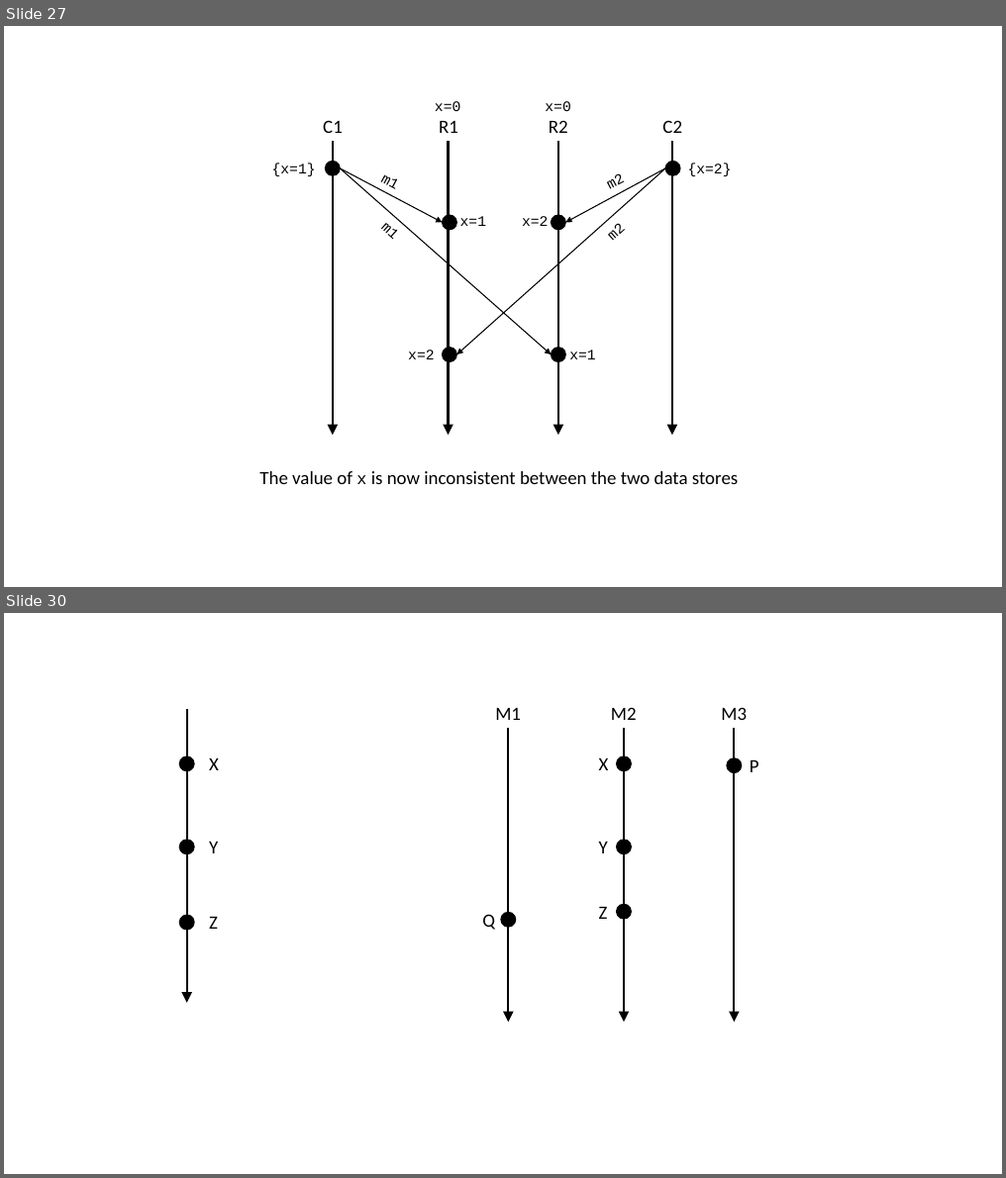
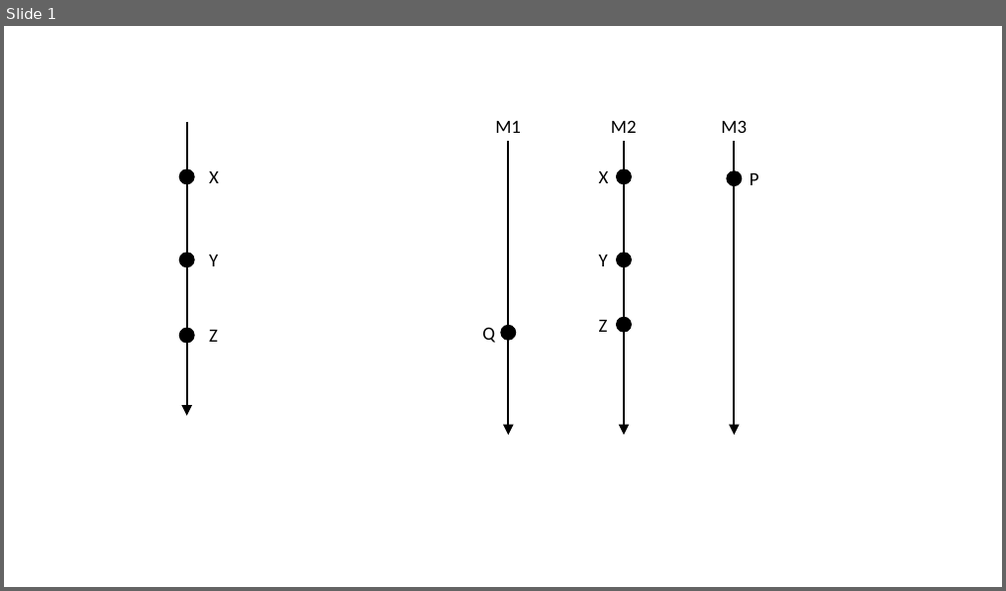
Before and after one commit to ChrisWhealy/DistributedSystemNotes, a slide deck: img/Diagrams.pptx. Shown one above the other, each under a label of ours: slides 27 and 30 before the commit, slide 1 after it; the slides between them are not shown. The pictures are 1006x1178 and 1006x591 pixels, drawn with LibreOffice and Linux fonts; fonts in the diff are those of the drawing. Boxes give left, top, right and bottom in pixels: in the first picture for what was removed or moved away, otherwise in the second. Text is boxed around its words. In the diff, an @@ line names an element or a change of style, - is before the commit and + after.

```diff
--- a/img/Diagrams.pptx
+++ b/img/Diagrams.pptx
@@ slide 27 removed at box(4, 26, 1002, 587), background #FFFFFF @@
@@ text removed at box(435, 101, 460, 111) @@
-x=0
@@ text removed at box(545, 101, 570, 111) @@
-x=0
@@ text removed at box(323, 120, 343, 133) @@
-C1
@@ arrow removed from (333, 141) to (333, 436) @@
@@ text removed at box(439, 121, 458, 133) @@
-R1
@@ arrow removed from (448, 141) to (448, 436) @@
@@ text removed at box(548, 120, 568, 133) @@
-R2
@@ arrow removed from (558, 141) to (558, 436) @@
@@ text removed at box(662, 120, 682, 133) @@
-C2
@@ arrow removed from (672, 141) to (672, 436) @@
@@ text removed at box(272, 164, 316, 176) @@
-{x=1}
@@ ellipse removed at box(325, 161, 341, 175) @@
@@ arrow removed from (341, 169) to (551, 355) @@
@@ arrow removed from (341, 169) to (442, 222) @@
@@ arrow removed from (665, 169) to (456, 355) @@
@@ arrow removed from (665, 169) to (565, 222) @@
@@ ellipse removed at box(665, 161, 681, 175) @@
@@ text removed at box(688, 164, 732, 176) @@
-{x=2}
@@ text removed at box(380, 174, 396, 190) @@
-m1
@@ text removed at box(610, 176, 626, 195) @@
-m2
@@ text removed at box(380, 223, 393, 240) @@
-m1
@@ ellipse removed at box(442, 215, 456, 230) @@
@@ text removed at box(460, 216, 486, 226) @@
-x=1
@@ text removed at box(522, 216, 548, 226) @@
-x=2
@@ ellipse removed at box(551, 215, 566, 230) @@
@@ text removed at box(613, 225, 626, 241) @@
-m2
@@ text removed at box(408, 350, 434, 360) @@
-x=2
@@ ellipse removed at box(442, 347, 456, 363) @@
@@ ellipse removed at box(551, 347, 566, 363) @@
@@ text removed at box(569, 350, 595, 360) @@
-x=1
@@ text removed at box(259, 472, 738, 484) @@
-The value of x is now inconsistent between the two data stores
@@ what was slide 30 is now slide 1 @@
```
Also in this commit, not shown: 8 slides changed, 4 slides added, 28 other slides removed, 10 other files.
